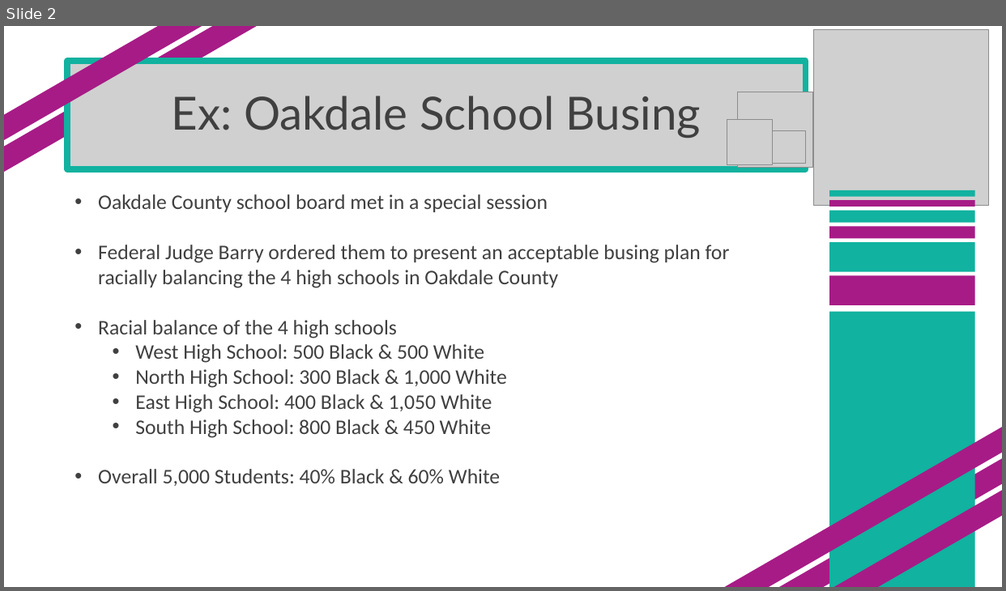
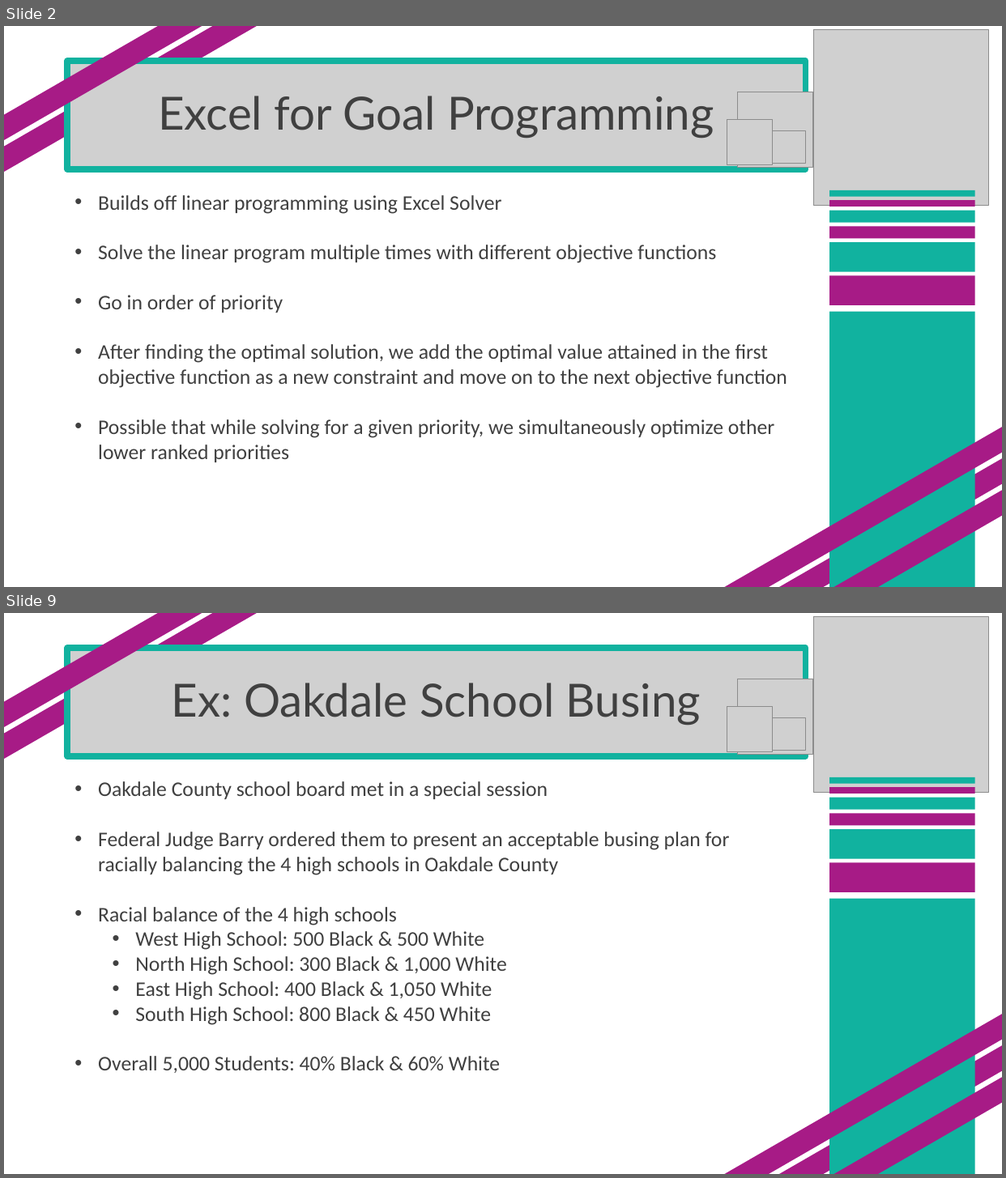
Before and after one commit to SuperMarioGiacomazzo/STOR305_WEBSITE, a slide deck: Lectures/Lecture 16/Lecture 16.pptx. Shown one above the other, each under a label of ours: slide 2 before the commit, slides 2 and 9 after it; the slides between them are not shown. The pictures are 1006x591 and 1006x1178 pixels, drawn with LibreOffice and Linux fonts; fonts in the diff are those of the drawing; grey boxes stand for pictures. Boxes give left, top, right and bottom in pixels: in the first picture for what was removed or moved away, otherwise in the second. Text is boxed around its words. In the diff, an @@ line names an element or a change of style, - is before the commit and + after.

```diff
--- a/Lectures/Lecture 16/Lecture 16.pptx
+++ b/Lectures/Lecture 16/Lecture 16.pptx
@@ slide 2 added at <box>4,26,1002,587</box>, background #FFFFFF @@
@@ rectangle added at <box>4,26,268,184</box>, fill #A71B86 @@
@@ rectangle added at <box>4,26,253,160</box>, fill #A71B86 @@
@@ picture added at <box>813,30,988,205</box> @@
@@ picture added at <box>68,62,806,169</box> @@
@@ title added at <box>68,61,806,169</box>, outline #11B29F 6 pt, 44 pt, text #404040 @@
+Excel for Goal Programming
@@ picture added at <box>738,92,812,168</box> @@
@@ picture added at <box>727,120,772,165</box> @@
@@ picture added at <box>773,130,806,164</box> @@
@@ text added at <box>98,195,787,463</box>, 20 pt, text #404040 @@
+• Builds off linear programming using Excel Solver
+• Solve the linear program multiple times with different objective functions
+• Go in order of priority
+• After finding the optimal solution, we add the optimal value attained in the first objective function as a new constraint and move on to the next objective function
+• Possible that while solving for a given priority, we simultaneously optimize other lower ranked priorities
@@ rectangle added at <box>829,190,975,197</box>, fill #11B29F @@
@@ rectangle added at <box>829,200,975,207</box>, fill #A71B86 @@
@@ rectangle added at <box>829,210,975,222</box>, fill #11B29F @@
@@ rectangle added at <box>829,227,975,238</box>, fill #A71B86 @@
@@ rectangle added at <box>829,242,975,272</box>, fill #11B29F @@
@@ rectangle added at <box>829,276,975,306</box>, fill #A71B86 @@
@@ rectangle added at <box>829,312,975,587</box>, fill #11B29F @@
@@ rectangle added at <box>701,408,1002,587</box>, fill #A71B86 @@
@@ rectangle added at <box>765,431,1002,587</box>, fill #A71B86 @@
@@ rectangle added at <box>778,455,1002,587</box>, fill #A71B86 @@
@@ what was slide 2 is now slide 9 @@
```
Also in this commit, not shown: 3 slides changed, 10 other slides added, 57 other files.
